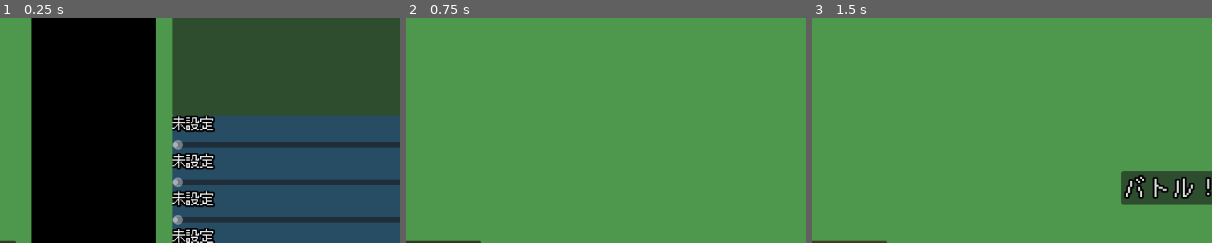
Above: before the commit, frames 1-3 (left to right).
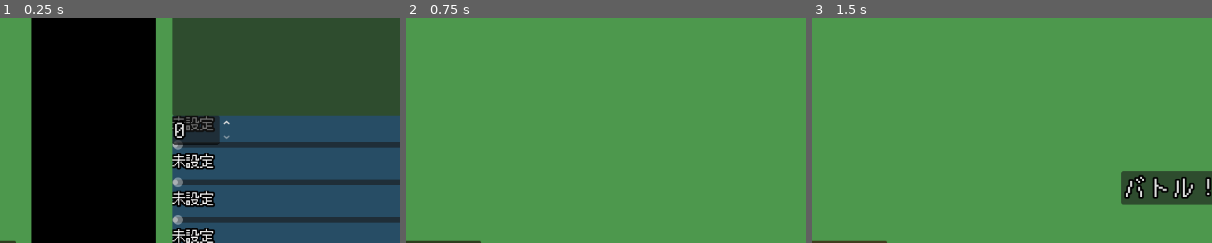
Above: after the commit, the same moments.

Repository: aomushi0710/battle_game
Game: Godot game, scene res://特性・技セレクト.tscn
Two runs of this game, one before a commit and one after it. Both use one fixed random seed, a clock stepped at 60 frames per second and the inputs below. This scene is started directly instead of the project's main scene.
Inputs:
- Up to frame 1 (0.25 s): no input
- Up to frame 2 (0.75 s): click "←戻る" at 0.5 s
- Up to frame 3 (1.5 s): click "←戻る" at 1.25 s
The pictures show only the part of the screen within x 5-55%, y 43-93%; the shares and areas given below are measured in that part.

The runs differ from the first frame. In frame 1, 1.1% of the frame differs, in the area x 43-58%, y 43-57%; in frame 2, nothing differs; in frame 3, nothing differs.
Error before the commit: Invalid access to property or key '<null>' on a base object of type 'Dictionary'. (res://特性・技セレクト.gd:432)
Error after the commit: Invalid access to property or key '<null>' on a base object of type 'Dictionary'. (res://特性・技セレクト.gd:436)

Commit message:
点滅アイコン最適化
・processではなくtweenを用いた方式に

Diff:
--- a/buttle_monster.gd
+++ b/buttle_monster.gd
@@ -1,3 +1,4 @@
 extends TextureButton
 
 func _init(monster: Monster) -> void:
+	pass
--- a/element_text.gd
+++ b/element_text.gd
@@ -1,27 +1,36 @@
 extends RichTextLabel
 
 var action: Action
-var text_visible := true
 var i: int = 0
+var tween: Tween
 
-func _ready() -> void:
-	self.set_process(false) # 初期設定false
+func selected(act: Action) -> void:
+	if action == act: # 前と同じ技を選んだなら何もしない
+		return
+
+	if tween and tween.is_running(): # tweenがすでに動作しているなら停止
+		tween.kill()
+	action = act
+	self.text = "[center][img=25]" + action.element[i].icon.resource_path + \
+	"[/img]" + action.element[i].name + "[/center]" # 初期値
+	self.modulate.a = 1 # 可視化
+
+	if len(action.element) > 1: # 複数属性を持つなら点滅
+		blink()
 
 
-func _process(delta: float) -> void:
+func blink() -> void: # 点滅関数
+	i = 0 # 初期化
+	tween = create_tween()
+	tween.set_loops() # 以下をループ
+	tween.tween_property(self, "modulate:a", 0, 1)
+	tween.tween_callback(Callable(self, "change"))
+	tween.tween_property(self, "modulate:a", 1, 1)
+
+
+func change() -> void: # 要素更新関数
+	i += 1
+	if i >= len(action.element): # 無効なindexを取らないように初期化
+		i = 0
 	self.text = "[center][img=25]" + action.element[i].icon.resource_path + \
 	"[/img]" + action.element[i].name + "[/center]"
-
-	if text_visible == true:
-		self.self_modulate.a -= delta
-		if self.self_modulate.a <= 0.0:
-			text_visible = false
-
-			if i == len(action.element) - 1: # index変化によるアイコン切り替え処理
-				i = 0
-			else:
-				i += 1
-	else:
-		self.self_modulate.a += delta
-		if self.self_modulate.a >= 1.0:
-			text_visible = true
--- a/デッキセーブデータ.gd
+++ b/デッキセーブデータ.gd
@@ -30,6 +30,7 @@
 
 func save_file(slot: int) -> void:
 	if Global.deck1.monster.size() < 3 or null in Global.deck1.monster:
+		$"エラーメッセージ".title = "⚠️ERROR⚠️"
 		$"エラーメッセージ".dialog_text = "デッキをセーブするには、全ての枠を埋めてください！"
 		$"エラーメッセージ".popup_centered()
 		return
@@ -73,6 +74,7 @@
 	var deck_data = load_game(slot)
 
 	if deck_data == {}:
+		$エラーメッセージ.title = "⚠️ERROR⚠️"
 		$エラーメッセージ.dialog_text = "セーブデータが存在しません"
 		$エラーメッセージ.popup_centered()
 	# β版で正式版、正式版でβ版のデータをロードしようとした時
@@ -108,6 +110,9 @@
 		deck.skill[i] = pos["skill"]
 
 	deck.evolution_check(deck)
+	$"エラーメッセージ".title = "✅ロード完了✅"
+	$"エラーメッセージ".dialog_text = "デッキのロードが完了しました！"
+	$"エラーメッセージ".popup_centered()
 
 
 func reset_file(slot: int) -> void:
--- a/中間進化技.gd
+++ b/中間進化技.gd
@@ -17,20 +17,8 @@
 	var instance = button.instantiate()
 	instance.action = action
 	instance.text = action.name
-	# element_iconはインスタンスされた時に呼ばれるシグナル
-	instance.element_icon.connect(func():element_icon(instance, action.element))
 	instance.button_up.connect(func():_on_button_toggled(action))
 	add_child(instance)
 
 func _on_button_toggled(action: Action):
 	select.emit(action)
-
-# ボタン
-func element_icon(button: Button, element_list: Array) -> void:
-	if len(element_list) == 1: # 属性が1つだけだった場合
-		button.icon = element_list[0].icon
-		button.set_process(false)
-		button.get_child(0).queue_free()
-	else: # 複数の属性を持つ場合
-		button.icon = load("res://null.PNG")
-		button.set_process(true) # _processを有効化
--- a/技.gd
+++ b/技.gd
@@ -4,7 +4,7 @@
 var monster_data = Global.monster_data
 var monster_id = Global.selected_monster
 
-signal select
+signal select(action: Action)
 
 func _on_tree_entered() -> void:
 	for action in monster_data[monster_id][0].actions:
@@ -14,20 +14,8 @@
 	var instance = button.instantiate()
 	instance.action = action
 	instance.text = action.name
-	# element_iconはインスタンスされた時に呼ばれるシグナル
-	instance.element_icon.connect(func():element_icon(instance, action.element))
 	instance.button_up.connect(func():_on_button_toggled(action))
 	add_child(instance)
 
 func _on_button_toggled(action: Action):
 	select.emit(action)
-
-# ボタン
-func element_icon(button: Button, element_list: Array) -> void:
-	if len(element_list) == 1: # 属性が1つだけだった場合
-		button.icon = element_list[0].icon
-		button.set_process(false)
-		button.get_child(0).queue_free() # 不要な子ノードなので削除
-	else: # 複数の属性を持つ場合
-		button.icon = load("res://null.PNG")
-		button.set_process(true) # _processを有効化
--- a/技セレクトボタン.gd
+++ b/技セレクトボタン.gd
@@ -2,27 +2,29 @@
 
 @onready var texture = $TextureRect
 var action: Action
-var icon_visible := true
 var i: int = 0
 
-signal element_icon
-
 func _ready() -> void:
-	element_icon.emit() # インスタンスされた時にシグナルを送る
-
-func _process(delta: float) -> void:
 	texture.texture = action.element[i].icon
 
-	if icon_visible == true:
-		texture.self_modulate.a -= delta
-		if texture.self_modulate.a <= 0.0:
-			icon_visible = false
+	if len(action.element) == 1: # 属性が1つだけ
+		texture.queue_free()
+		self.icon = action.element[i].icon
+	else:
+		self.icon = load("res://null.PNG")
+		blink()
 
-			if i == len(action.element) - 1: # index変化によるアイコン切り替え処理
-				i = 0
-			else:
-				i += 1
-	else:
-		texture.self_modulate.a += delta
-		if texture.self_modulate.a >= 1.0:
-			icon_visible = true
+
+func blink() -> void:
+	var tween = get_tree().create_tween()
+	tween.set_loops() # 以下をループ
+	tween.tween_property(texture, "modulate:a", 0, 1)
+	tween.tween_callback(Callable(self, "change"))
+	tween.tween_property(texture, "modulate:a", 1, 1)
+
+
+func change() -> void:
+	i += 1
+	if i >= len(action.element): # 無効なindexを取らないように初期化
+		i = 0
+	texture.texture = action.element[i].icon
--- a/新バトル.tscn
+++ b/新バトル.tscn
@@ -112,8 +112,6 @@
 offset_top = -40.0
 offset_right = 256.0
 
-[node name="AnimatedSprite2D" type="AnimatedSprite2D" parent="Control/player/HBoxContainer"]
-
 [node name="button" type="Control" parent="Control"]
 anchors_preset = 0
 offset_right = 40.0
--- a/特性・技セレクト.gd
+++ b/特性・技セレクト.gd
@@ -332,15 +332,6 @@
 		text.text = "[center]なし\n対象:[color=yellow]――――[/color] 確率:[color=green]---%[/color][/center]"
 		$description_ui.add_child(ability,-1)
 
-	if len(act.element) == 1:
-		$description_ui/element/element_text.set_process(false)
-		$description_ui/element/element_text.self_modulate.a = 1.0
-		$description_ui/element/element_text.text = "[center][img=25]" + \
-		act.element[0].icon.resource_path + "[/img]" + act.element[0].name + "[/center]"
-	else:
-		$description_ui/element/element_text.action = act
-		$description_ui/element/element_text.set_process(true)
-
 	$description_ui/name/name_text.text = "[center][b][i]" + aka + "[/i][/b][/center]"
 	$description_ui/damage_type/damage_type_text.text = "[center][hint=" + dmg_type_tip + \
 	"]分類:" + dmg_type_text + "[/hint][/center]"
@@ -361,11 +352,14 @@
 
 	var slider = [] # sliderノードを格納
 	var label = [] # labelノードを格納
+	var spinbox = [] # spinboxノードを格納
 	for child in $出現率設定UI/出現率設定UI.get_children(): # 子ノードをforループ
 		if child is HSlider: # slider分類
 			slider.append(child)
 		elif child is RichTextLabel: # label分類
 			label.append(child)
+		elif child is SpinBox:
+			spinbox.append(child)
 
 	for i: int in len(slider): # HSliderから、value取得  sliderとselected_action_nameのindexを同期させている
 		if len(selected_action) > i: # 現在選択中の技のみ
@@ -379,6 +373,16 @@
 			slider[i].tick_count = 0
 			slider[i].editable = false
 
+	for i: int in len(spinbox):
+		if len(selected_action) > i:
+			var action: Action = selected_action.keys()[i]
+			spinbox[i].max_value = float(action.max_chance)
+			spinbox[i].value = float(selected_action[action])
+			spinbox[i].editable = true
+		else:
+			spinbox[i].set_value_no_signal(0)
+			spinbox[i].editable = false
+
 	for i: int in len(label): # TODO 今後、複数属性を持つ場合にも対応する
 		if len(selected_action) > i:
 			var action: Action = selected_action.keys()[i]
--- a/特性・技セレクト.tscn
+++ b/特性・技セレクト.tscn
@@ -379,6 +379,11 @@
 layout_mode = 2
 editable = false
 
+[node name="SpinBox" type="SpinBox" parent="セレクト/出現率設定UI"]
+layout_mode = 0
+offset_right = 86.0
+offset_bottom = 42.0
+
 [node name="help" type="Button" parent="セレクト"]
 process_mode = 3
 layout_mode = 0
@@ -488,16 +493,14 @@
 [connection signal="item_selected" from="セレクト/セレクトUI/スキル/スキルボタン" to="セレクト" method="_on_スキルボタン_item_selected"]
 [connection signal="draw" from="セレクト/セレクトUI/技" to="セレクト" method="_on_技_draw"]
 [connection signal="select" from="セレクト/セレクトUI/技" to="セレクト" method="_on_技_select"]
-[connection signal="select" from="セレクト/セレクトUI/技" to="セレクト/description_ui/element/element_text" method="_on_技_select"]
+[connection signal="select" from="セレクト/セレクトUI/技" to="セレクト/description_ui/element/element_text" method="selected"]
 [connection signal="sort_children" from="セレクト/セレクトUI/技" to="セレクト" method="_on_技_sort_children"]
 [connection signal="tree_entered" from="セレクト/セレクトUI/技" to="セレクト/セレクトUI/技" method="_on_tree_entered"]
 [connection signal="draw" from="セレクト/セレクトUI/中間進化技" to="セレクト" method="_on_中間進化技_draw"]
 [connection signal="select" from="セレクト/セレクトUI/中間進化技" to="セレクト" method="_on_技_select"]
-[connection signal="select" from="セレクト/セレクトUI/中間進化技" to="セレクト/description_ui/element/element_text" method="_on_技_select"]
 [connection signal="tree_entered" from="セレクト/セレクトUI/中間進化技" to="セレクト/セレクトUI/中間進化技" method="_on_tree_entered"]
 [connection signal="draw" from="セレクト/セレクトUI/進化技" to="セレクト" method="_on_進化技_draw"]
 [connection signal="select" from="セレクト/セレクトUI/進化技" to="セレクト" method="_on_技_select"]
-[connection signal="select" from="セレクト/セレクトUI/進化技" to="セレクト/description_ui/element/element_text" method="_on_技_select"]
 [connection signal="tree_entered" from="セレクト/セレクトUI/進化技" to="セレクト/セレクトUI/進化技" method="_on_tree_entered"]
 [connection signal="value_changed" from="セレクト/出現率設定UI/出現率設定UI/act_slider1" to="セレクト" method="_on_act_slider_1_value_changed"]
 [connection signal="value_changed" from="セレクト/出現率設定UI/出現率設定UI/act_slider2" to="セレクト" method="_on_act_slider_2_value_changed"]
--- a/進化技.gd
+++ b/進化技.gd
@@ -17,20 +17,8 @@
 	var instance = button.instantiate()
 	instance.action = action
 	instance.text = action.name
-	# element_iconはインスタンスされた時に呼ばれるシグナル
-	instance.element_icon.connect(func():element_icon(instance, action.element))
 	instance.button_up.connect(func():_on_button_toggled(action))
 	add_child(instance)
 
 func _on_button_toggled(action: Action):
 	select.emit(action)
-
-# ボタン
-func element_icon(button: Button, element_list: Array) -> void:
-	if len(element_list) == 1: # 属性が1つだけだった場合
-		button.icon = element_list[0].icon
-		button.set_process(false)
-		button.get_child(0).queue_free()
-	else: # 複数の属性を持つ場合
-		button.icon = load("res://null.PNG")
-		button.set_process(true) # _processを有効化
